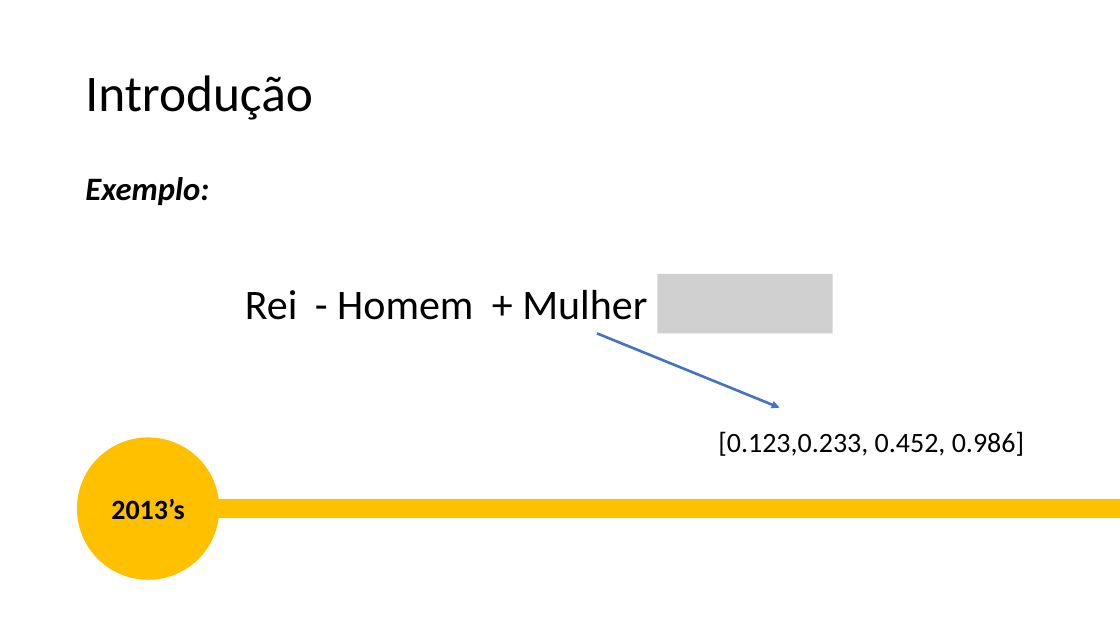
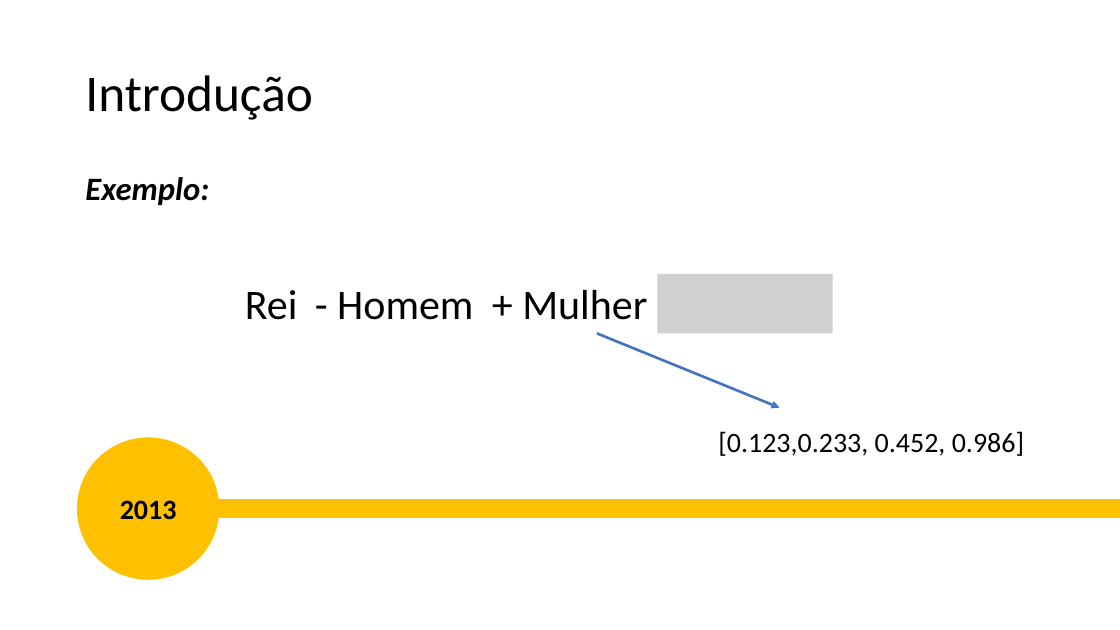
Before and after one commit to guerrato/guerrato_967_tp558, a slide deck: slide 11 of seminarios/ciclo 2/TP558_LoRA.pptx. Drawn at 1120x630 pixels with LibreOffice and Linux fonts; fonts in the diff are those of the drawing; grey boxes stand for pictures. Boxes give left, top, right and bottom in pixels: in the first picture for what was removed or moved away, otherwise in the second. Text is boxed around its words. In the diff, an @@ line names an element or a change of style, - is before the commit and + after.

```diff
--- a/seminarios/ciclo 2/TP558_LoRA.pptx
+++ b/seminarios/ciclo 2/TP558_LoRA.pptx
@@ text in ellipse at (120, 500, 177, 520): text changed @@
-2013’s
+2013
```
Also in this commit, not shown: 11 other slides changed, 8 slides added.
